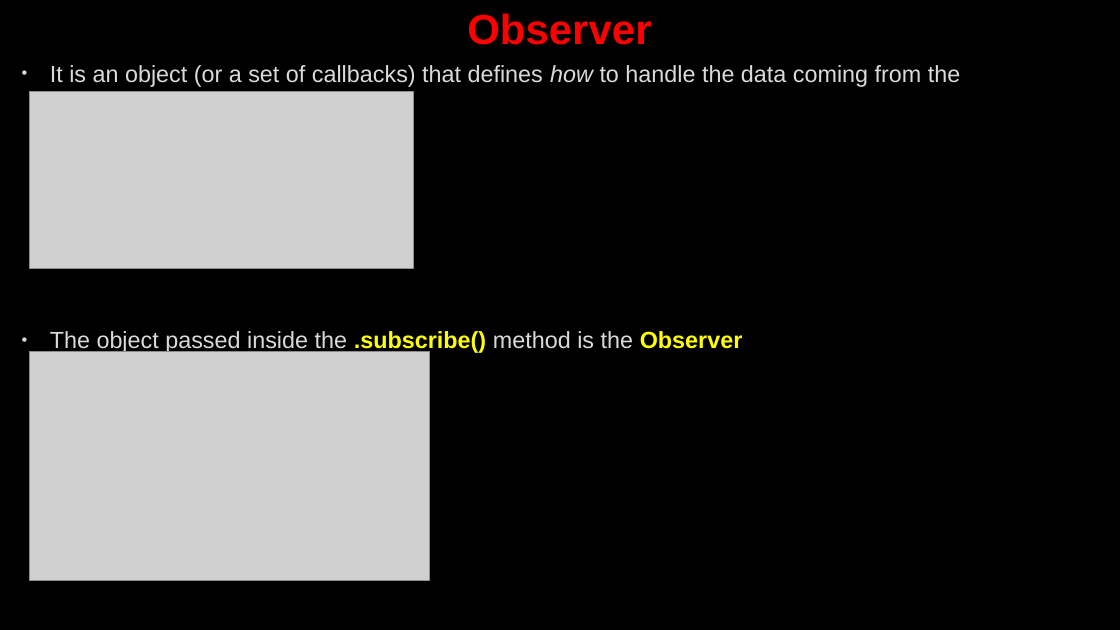
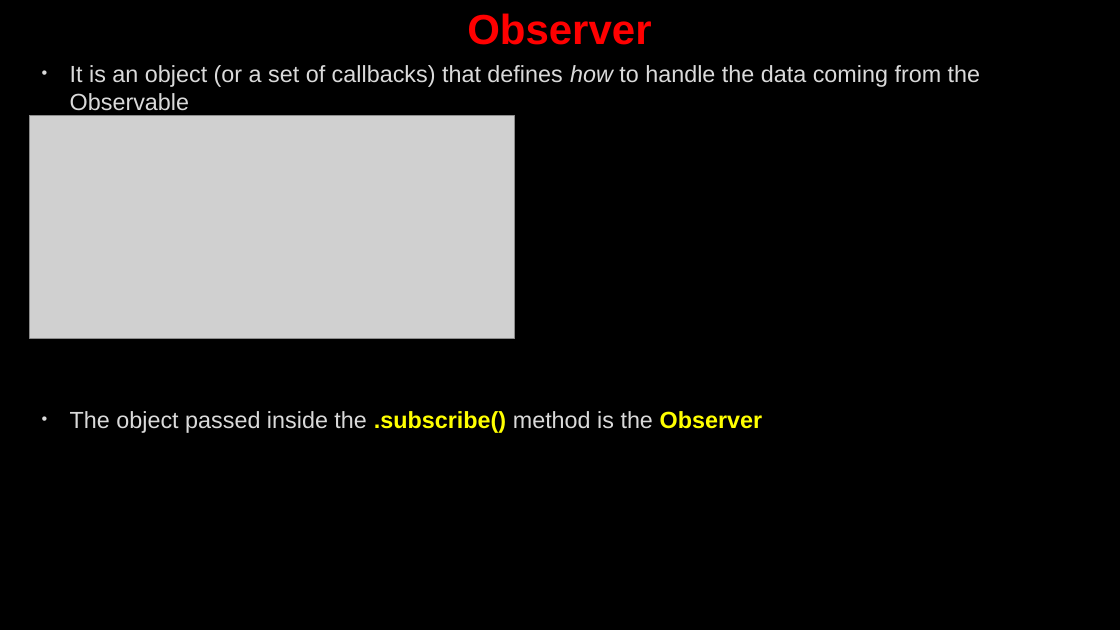
Before and after one commit to AhmedMohamedSamir1/Summary, a slide deck: slide 21 of Angular & type script/Angular.pptx (slide 14 before the commit). Drawn at 1120x630 pixels with LibreOffice and Linux fonts; fonts in the diff are those of the drawing; grey boxes stand for pictures; background and template pictures are left out. Boxes give left, top, right and bottom in pixels: in the first picture for what was removed or moved away, otherwise in the second. Text is boxed around its words. In the diff, an @@ line names an element or a change of style, - is before the commit and + after.

```diff
--- a/Angular & type script/Angular.pptx
+++ b/Angular & type script/Angular.pptx
@@ text "It is an object (or ..." rewrapped from [50,65,960,354] to [70,65,980,433] @@
@@ picture: place and size @@
-picture at [29,92,413,269]
+picture at [29,115,514,339]
@@ picture removed at [29,352,429,581] @@
```
Also in this commit, not shown: 3 other slides changed, 9 slides added, 5 other files.
